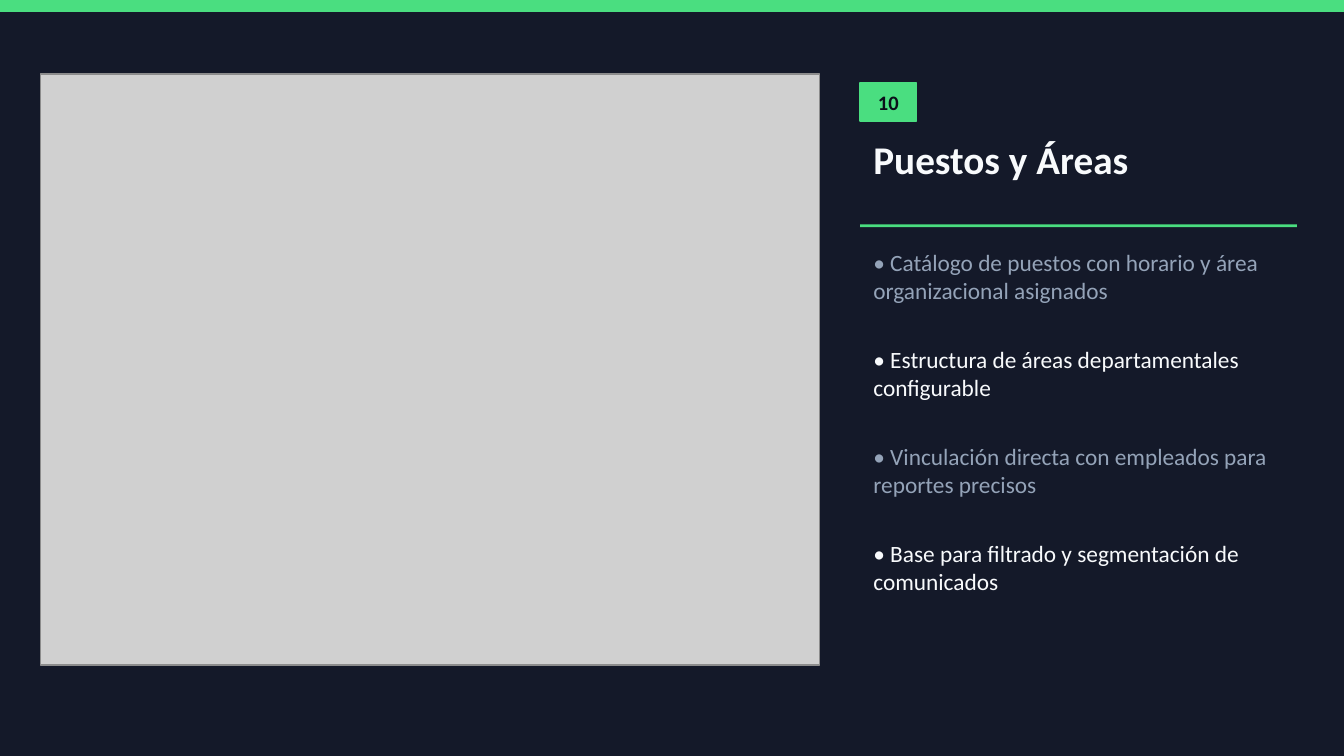
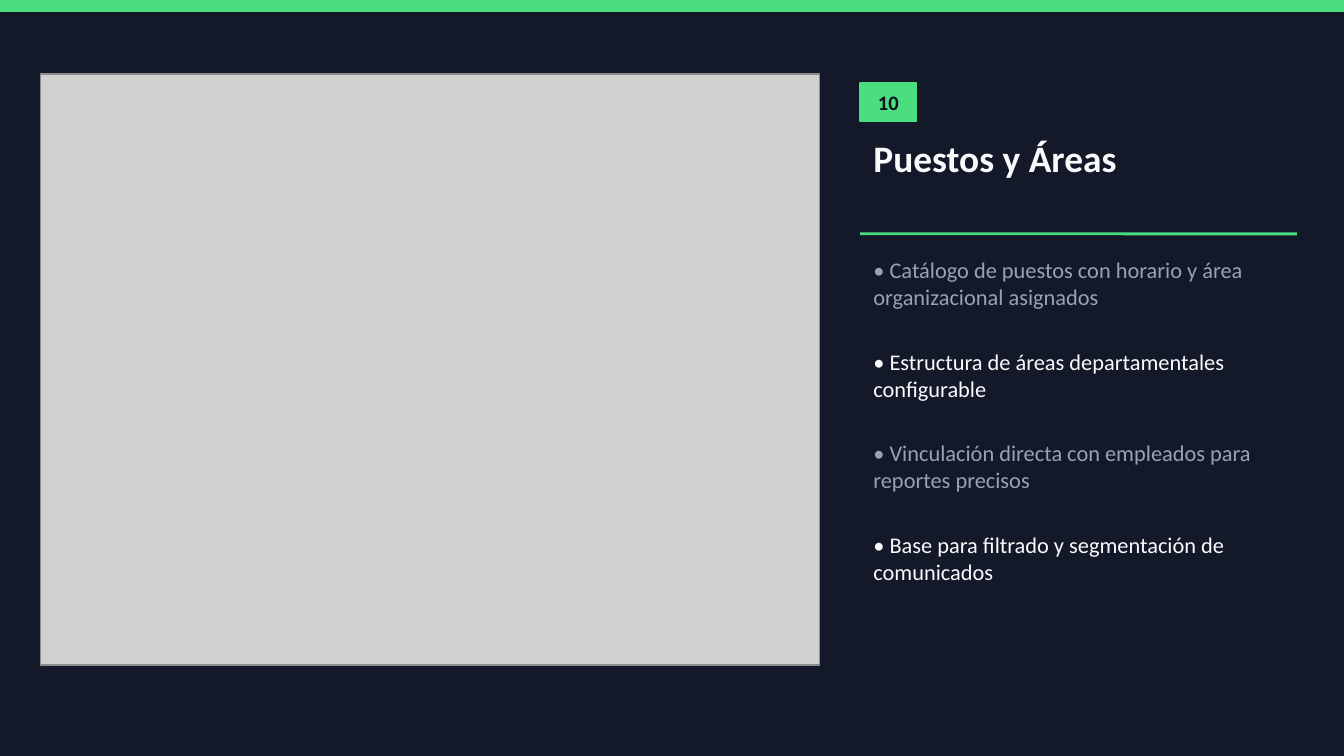
Before and after one commit to Joserra151088/kronos, a slide deck: slide 12 of docs/KronOS_Maquetas_Ejecutiva_2026.pptx. Drawn at 1344x756 pixels with LibreOffice and Linux fonts; fonts in the diff are those of the drawing; grey boxes stand for pictures. Boxes give left, top, right and bottom in pixels: in the first picture for what was removed or moved away, otherwise in the second. Text is boxed around its words. In the diff, an @@ line names an element or a change of style, - is before the commit and + after.

```diff
--- a/docs/KronOS_Maquetas_Ejecutiva_2026.pptx
+++ b/docs/KronOS_Maquetas_Ejecutiva_2026.pptx
@@ text "Puestos y Áreas" at box(873, 141, 1117, 178): size 21 to 20 pt @@
@@ line moved from (860, 226) - (1297, 226) to (860, 234) - (1297, 234) @@
@@ text "• Catálogo de puestos con ...": place and size @@
-text "• Catálogo de puestos con ..." at box(873, 255, 1258, 303)
+text "• Catálogo de puestos con ..." at box(873, 262, 1242, 309)
@@ size 12.5 to 12 pt in 4 elements at box(873, 354, 1224, 401), box(873, 445, 1251, 492), box(873, 262, 1242, 309), box(873, 537, 1224, 580) @@
@@ text "• Base para filtrado y ...": place and size @@
-text "• Base para filtrado y ..." at box(873, 545, 1239, 590)
+text "• Base para filtrado y ..." at box(873, 537, 1224, 580)
```
Also in this commit, not shown: 12 other slides changed, 1 other file.
